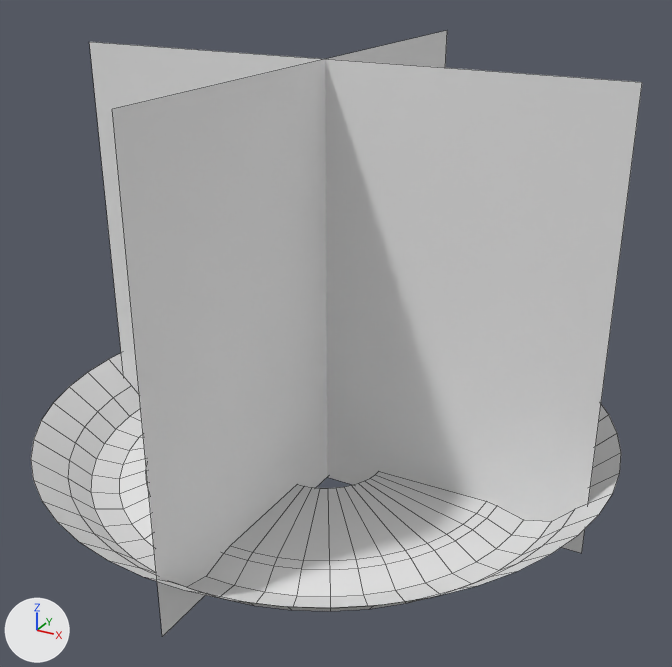
What one commit did to the FBX model Assets/VFXs/Model/MuzzleFlash.fbx.
Before and after are seen from a 50 mm camera at (1.94, -3.43, 2.17) aimed at (0.08, -0.05, 0.48). Every picture has the same lights, and +X, +Y and +Z are marked at lower left. The picture after the commit comes second. Mesh edges are drawn as thin lines. Where no turn or scale is listed for an object, it has been applied to the vertices.

Objects in the first picture: 'MuzzleCircle', 'MuzzlePlane'.
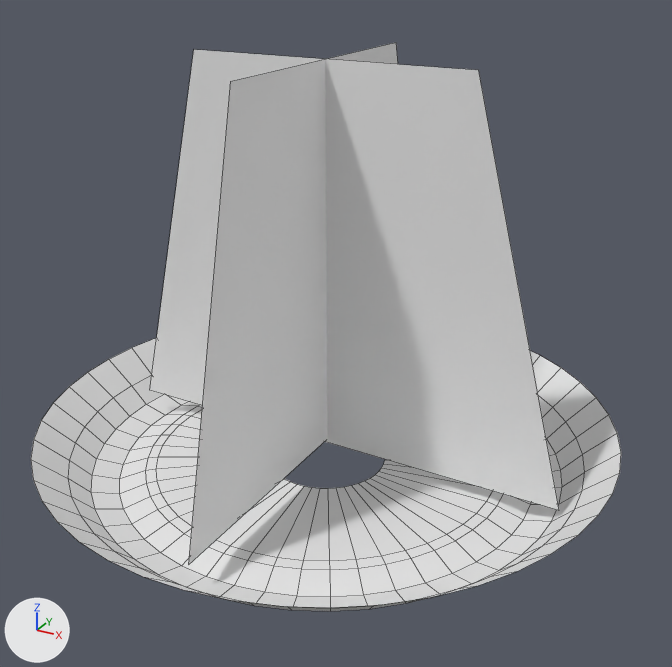
The newer file is also turned or shifted as a whole; pictures and numbers use the older file's frame.

Patch to the scene script:
```diff
--- a/Assets/VFXs/Model/MuzzleFlash.fbx.py
+++ b/Assets/VFXs/Model/MuzzleFlash.fbx.py
@@ me_plane @@
 # used by ob_muzzleplane; location = (0.0, 0.0, 0.665)
-me_plane.from_pydata(...)  # 8 vertices, 2 faces; spans x -1.27..1.27, y -1.29..1.29, z -1.0..1.0
-me_plane.vertices[0].co = (-1.27, 0.0, -1.0)
-me_plane.vertices[1].co = (1.27, 0.0, -1.0)  # pixel (581, 553)
-me_plane.vertices[2].co = (-1.27, 0.0, 1.0)  # pixel (89, 41)
-me_plane.vertices[3].co = (1.27, 0.0, 1.0)  # pixel (642, 82)
-me_plane.vertices[4].co = (0.0, 1.29, -1.0)
-me_plane.vertices[5].co = (0.0, -1.29, -1.0)  # pixel (162, 636)
-me_plane.vertices[6].co = (0.0, 1.29, 1.0)  # pixel (447, 30)
-me_plane.vertices[7].co = (0.0, -1.29, 1.0)  # pixel (112, 109)
+me_plane.from_pydata(...)  # 8 vertices, 2 faces; spans x -1.09..1.15, y -1.11..1.11, z -0.82..1.0
+# me_plane part 1
+me_plane.vertices[0].co = (1.15, 0.0, -0.82)  # pixel (559, 510)
+me_plane.vertices[1].co = (-1.09, 0.0, -0.79)  # pixel (149, 390)
+me_plane.vertices[2].co = (0.66, 0.0, 1.0)  # pixel (478, 70)
+me_plane.vertices[3].co = (-0.66, 0.0, 1.0)  # pixel (193, 49)
+me_plane.vertices[4].co = (0.0, -1.11, -0.78)  # pixel (188, 564)
+me_plane.vertices[5].co = (0.0, 1.11, -0.78)
+me_plane.vertices[6].co = (0.0, -0.68, 1.0)  # pixel (230, 81)
+me_plane.vertices[7].co = (0.0, 0.68, 1.0)  # pixel (396, 42)
```

Where the change shows, as pixel boxes [x1, y1, x2, y2] in the pictures (672 x 667 px):
'MuzzlePlane', reshaped (26% narrower, 14% shorter)
    before: [89, 30, 642, 637]
    after: [150, 42, 559, 564]
